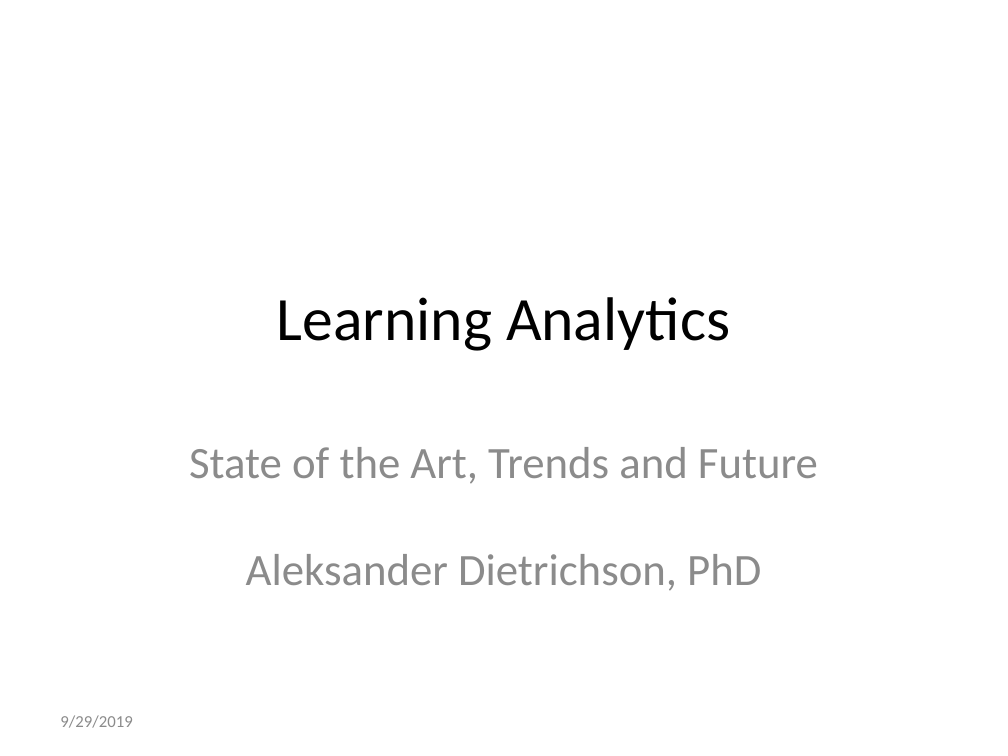
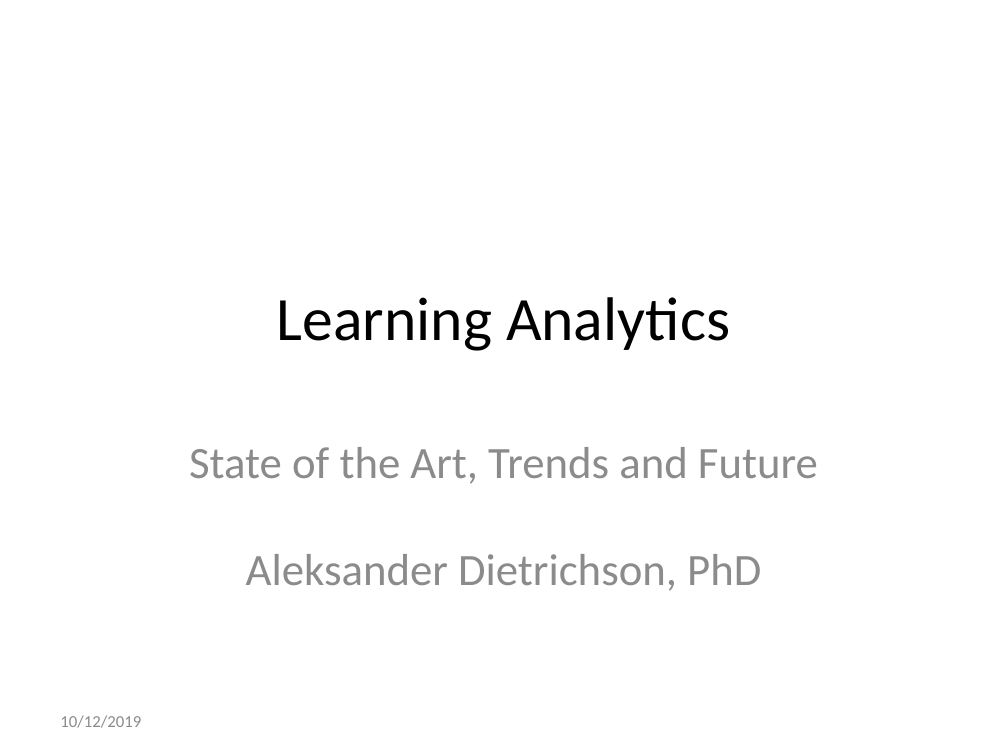
Before and after one commit to dietrichson/newport_2019, a slide deck: slide 1 of presentation/Learning_analytics_Newport_2019.pptx. Drawn at 1008x756 pixels with LibreOffice and Linux fonts; fonts in the diff are those of the drawing. Boxes give left, top, right and bottom in pixels: in the first picture for what was removed or moved away, otherwise in the second. Text is boxed around its words. In the diff, an @@ line names an element or a change of style, - is before the commit and + after.

```diff
--- a/presentation/Learning_analytics_Newport_2019.pptx
+++ b/presentation/Learning_analytics_Newport_2019.pptx
@@ text at [60, 715, 141, 728]: text changed @@
-9/29/2019
+10/12/2019
```
Also in this commit, not shown: 6 other slides changed, 14 slides added, 2 slides removed, 12 other files.
